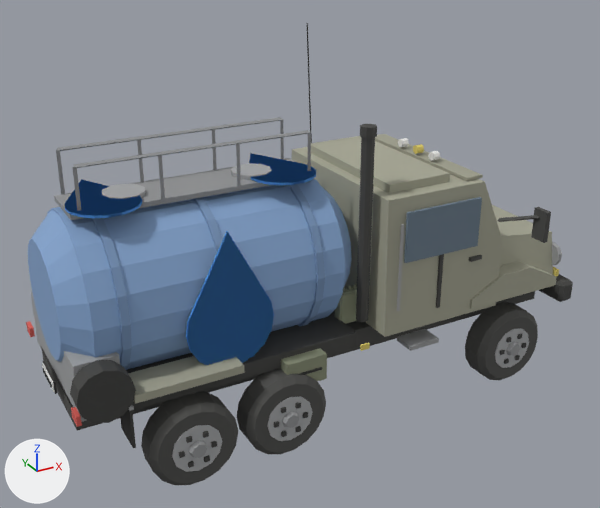
What one commit did to the glTF model art/models/watertruck.glb.
Rendered twice from a camera (50 mm lens) standing at (-4.95, -8.76, 6.4) and looking at (-0.14, -0.02, 2.03). Every picture has the same lights, and +X, +Y and +Z are marked at lower left. The first picture is the older version. Vertices at exactly the same position are counted once.

Names of what the first picture shows: 'hull'.
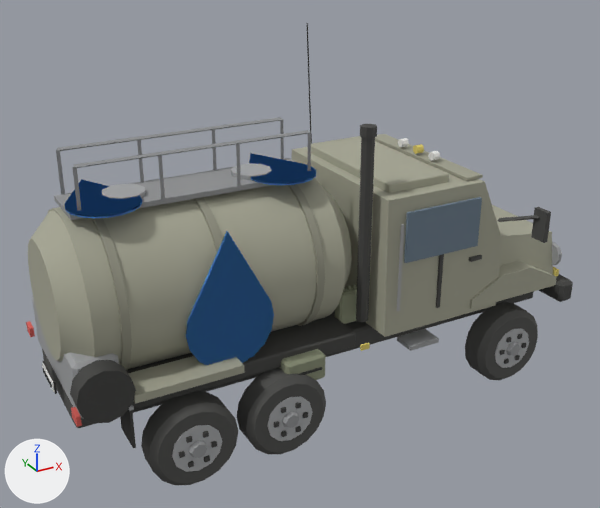
Pixel boxes [x1, y1, x2, y2] of what changed, in the pictures (600 x 508 px; the box of a moved part takes in the faces that stretch with it):
```json
{"part": 1, "of": "me_hull", "change": "added", "after": [280, 349, 326, 380]}
{"part": 2, "of": "me_hull", "change": "rebuilt", "before": [42, 291, 535, 430], "after": [42, 291, 534, 428]}
{"part": 3, "of": "me_hull", "change": "rebuilt", "before": [31, 292, 120, 422], "after": [32, 297, 119, 419], "on screen": "6% shorter"}
{"part": 4, "of": "me_hull", "change": "moved or reshaped", "before": [28, 185, 346, 370], "after": [28, 185, 348, 371]}
{"part": 5, "of": "me_hull", "change": "recoloured", "before": [93, 184, 325, 362], "after": [93, 184, 325, 362]}
{"part": 6, "of": "me_hull", "change": "recoloured", "before": [34, 178, 352, 362], "after": [34, 178, 352, 362]}
```

Scene script edits in JSON lines:
```json
{"block": "me_hull", "where": "# used by ob_hull; location = (0.0, 0.0, 0.0)"}
{"op": "remove", "block": "me_hull", "code": "me_hull.from_pydata(...)  # 2340 vertices, 4196 faces; spans x -3.52..3.86, y -1.83..1.83, z 0.01..4.8"}
{"op": "add", "block": "me_hull", "code": "me_hull.from_pydata(...)  # 2484 vertices, 4484 faces; spans x -3.52..3.86, y -1.83..1.83, z 0.01..4.8"}
{"block": "me_hull", "change": "me_hull part 1: the loose piece of 24 vertices spanning x 0.08..0.42, y -0.7..-0.54, z 1.23..1.67 is copied, and the copy is scaled about its middle by (1.64, 2.2, 0.731), then moved by (-0.95, -0.43, -0.4); it spans x -0.98..-0.43, y -1.23..-0.88, z 0.88..1.23"}
{"block": "me_hull", "change": "me_hull part 2: the loose piece of 8 vertices spanning x -3.4..3.4, y -0.77..0.77, z 0.85..1.15 is rebuilt with 24 vertices and now spans x -3.4..3.4, y -0.77..0.77, z 0.85..1.15"}
{"block": "me_hull", "change": "me_hull part 3: the loose piece of 8 vertices spanning x -3.4..-2.9, y -1.0..1.0, z 1.1..1.8 is rebuilt with 24 vertices and now spans x -3.4..-2.9, y -1.0..1.0, z 1.1..1.8"}
{"block": "me_hull", "change": "me_hull part 4"}
{"block": "me_hull", "change": "6 vertices are removed from x -3.43..-0.07, y 0.22..0.32, z 2.82..3.13"}
{"block": "me_hull", "change": "198 faces are deleted"}
{"block": "me_hull", "change": "10 vertices in x -3.15..-0.05, y -0.83..-0.81, z 1.54..1.56 move by (0.0, -0.06, 0.09)"}
{"block": "me_hull", "change": "10 vertices in x -3.15..-0.05, y 0.81..0.83, z 1.54..1.56 move by (0.0, 0.06, 0.09)"}
{"block": "me_hull", "change": "6 vertices in x -2.85..-0.35, y -0.32, z 3.13 move by (0.0, 0.05, 0.01)"}
{"block": "me_hull", "change": "6 vertices in x -2.85..-0.35, y -0.61, z 2.98 move by (0.0, 0.1, 0.06)"}
{"block": "me_hull", "change": "6 vertices in x -2.85..-0.35, y -0.83, z 2.76 move by (0.0, -0.06, -0.1)"}
{"block": "me_hull", "change": "6 vertices in x -2.85..-0.35, y -0.98, z 2.47 move by (0.0, -0.01, -0.05)"}
{"block": "me_hull", "change": "142 vertices move from x -3.43..0.23, y -0.98..0.98, z 1.17..3.13 to x -3.43..0.23, y -0.99..0.99, z 1.16..3.14"}
{"block": "me_hull", "change": "17 vertices are added at x -3.43..0.23, y -0.71..0.71, z 1.66..2.86"}
{"block": "me_hull", "change": "10 new vertices lie (0.0, 0.16, -0.21) away from vertices in x -3.15..-0.05, y -0.83..-0.81, z 1.54..1.56"}
{"block": "me_hull", "change": "10 new vertices lie (0.0, -0.16, -0.21) away from vertices in x -3.15..-0.05, y 0.81..0.83, z 1.54..1.56"}
{"block": "me_hull", "change": "6 new vertices lie (0.0, -0.22, -0.16) away from vertices in x -2.85..-0.35, y -0.61, z 2.98"}
{"block": "me_hull", "change": "6 new vertices lie (0.0, -0.16, 0.22) away from vertices in x -2.85..-0.35, y 0.83, z 2.76"}
{"block": "me_hull", "change": "5 new vertices lie (0.0, -0.24, 0.1) away from vertices in x -3.15..-0.07, y 0.59..0.61, z 2.96..2.98"}
{"block": "me_hull", "change": "294 new faces join them, mat_body"}
{"block": "me_hull", "change": "me_hull part 5: 129 kept faces spanning x -2.85..-0.35, y -1.03..1.03, z 1.12..3.18 get new vertex colours; the middle colour goes from white #e7e7e7 to light grey #e1e1e1"}
{"block": "me_hull", "change": "me_hull part 6: 258 faces spanning x -3.43..0.23, y -1.03..1.03, z 1.12..3.18 switch from mat_water to mat_body"}
{"block": "me_hull", "change": "other edits to the shape of me_hull do not show in these pictures"}
```
